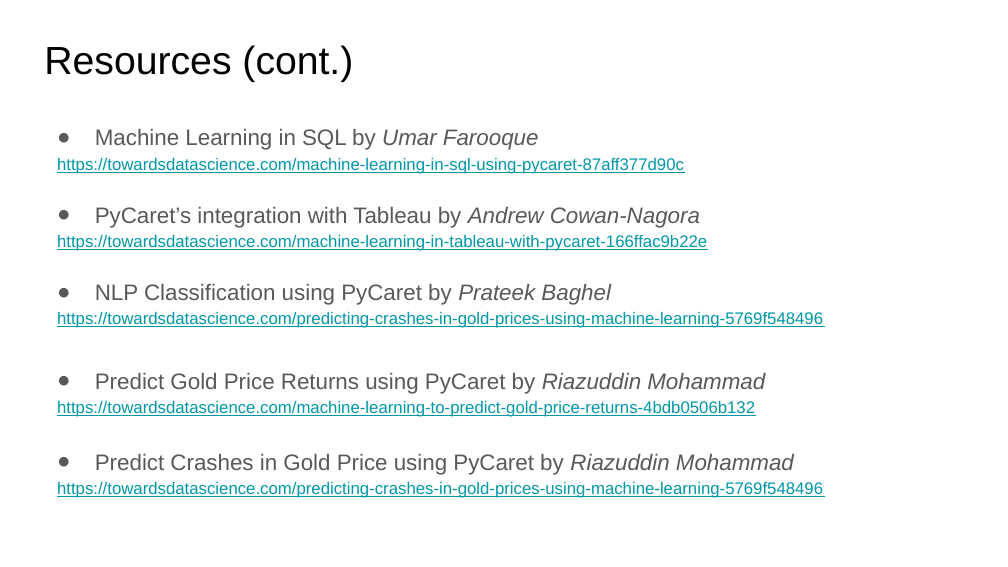
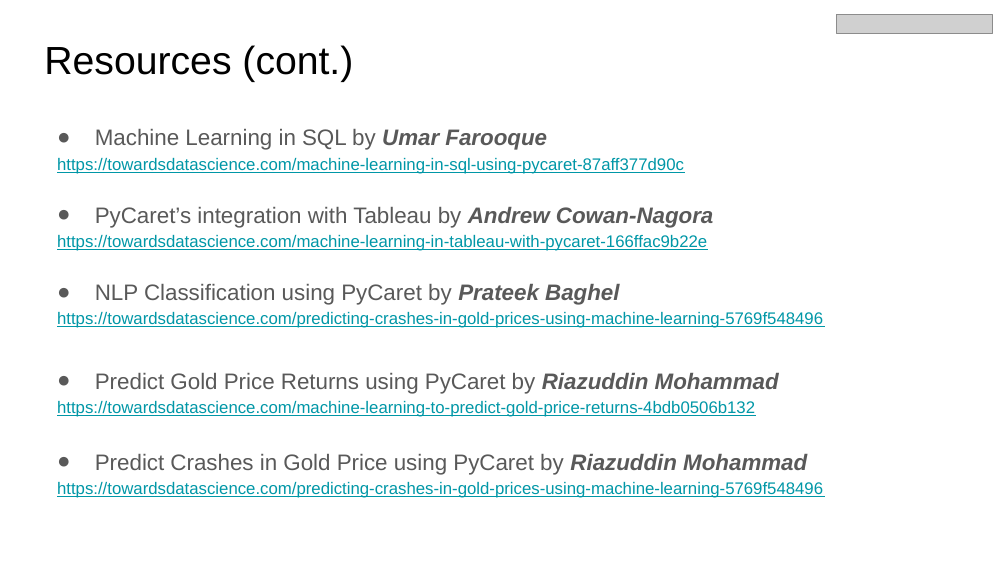
Before and after one commit to pycaret/pycaret-demo-dataraction, a slide deck: slide 8 of Introducing PyCaret - June 1 2020.pptx (slide 7 before the commit). Drawn at 1008x567 pixels with LibreOffice and Linux fonts; fonts in the diff are those of the drawing; grey boxes stand for pictures. Boxes give left, top, right and bottom in pixels: in the first picture for what was removed or moved away, otherwise in the second. Text is boxed around its words. In the diff, an @@ line names an element or a change of style, - is before the commit and + after.

```diff
--- a/Introducing PyCaret - June 1 2020.pptx
+++ b/Introducing PyCaret - June 1 2020.pptx
@@ picture added at bbox=[837, 14, 993, 33] @@
@@ text at bbox=[95, 129, 807, 475]: bold on in "Umar Farooque", "Andrew Cowan-Nagora", "Prateek Baghel", "Riazuddin Mohammad" and 1 more places @@
```
Also in this commit, not shown: 12 other slides changed, 2 slides added, 1 slide removed.
